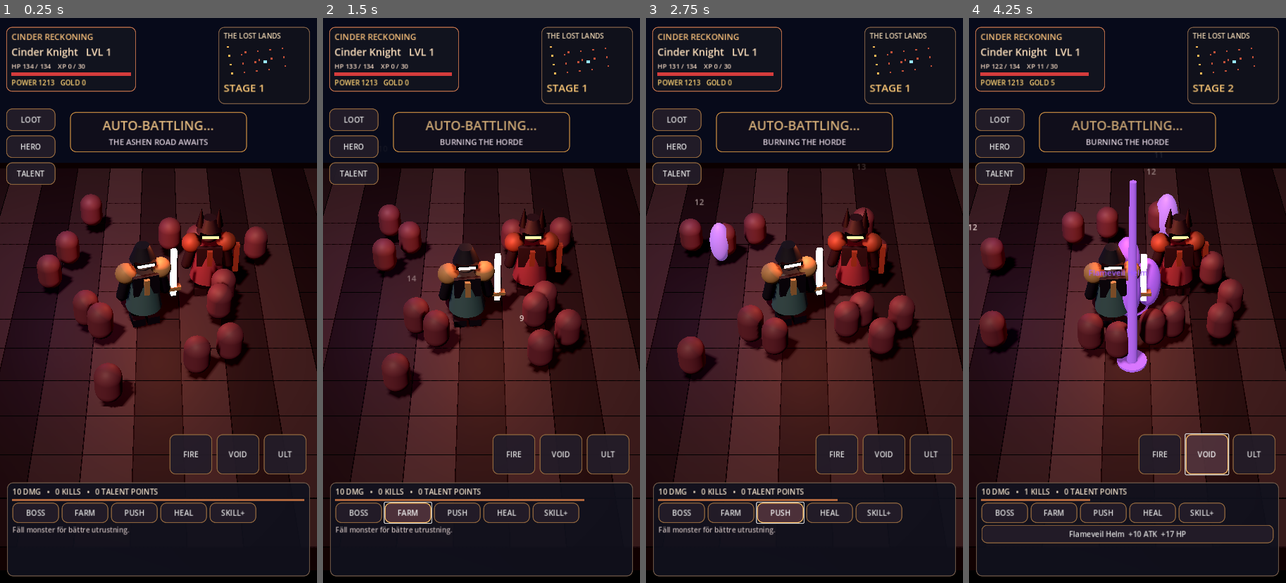
Above: before the commit, frames 1-4 (left to right).
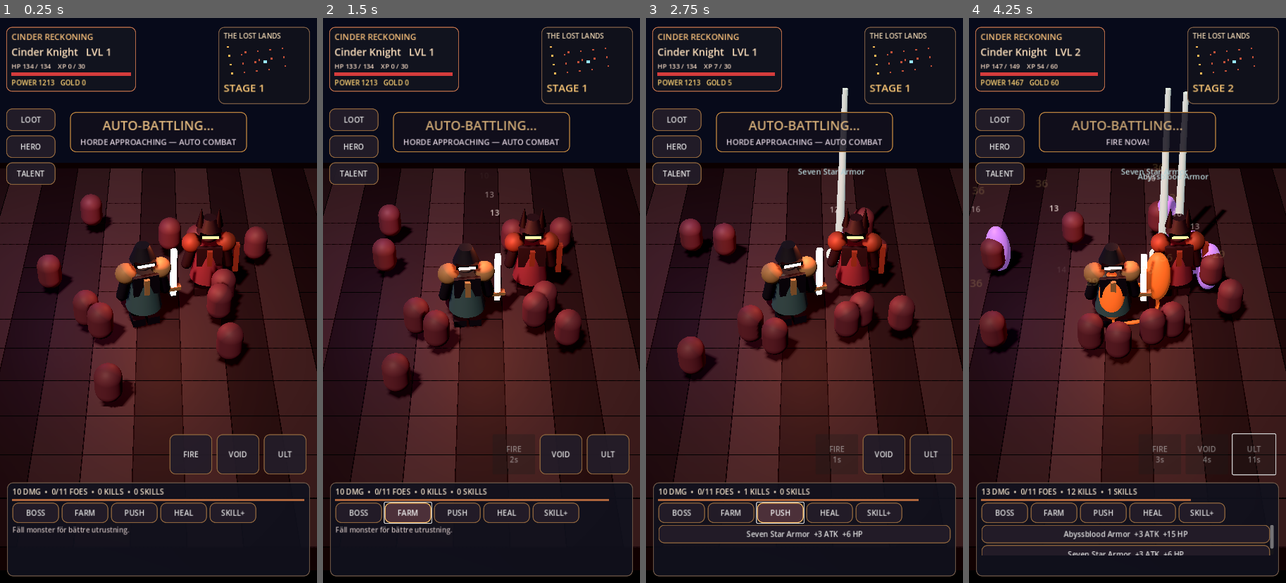
Above: after the commit, the same moments.

Repository: bananofil-wq/AshenIdle
Game: Godot game, scene res://scenes/main.tscn
Two runs of this game, one before a commit and one after it. Both use one fixed random seed, a clock stepped at 60 frames per second and the inputs below.
Inputs (mouse positions are in pixels of both pictures, inside the frame that each line leads up to):
- Up to frame 1 (0.25 s): no input
- Up to frame 2 (1.5 s): click "BOSS" at 0.5 s; click "FARM" at 1.25 s
- Up to frame 3 (2.75 s): click "PUSH" at 2 s
- Up to frame 4 (4.25 s): click (1159, 453) at 2.75 s, where only the run before the commit has a clickable "FIRE"; click "VOID" (after the commit: "ULT") at 3.5 s

The runs differ from the first frame. In frame 1, 1.5% of the frame differs, in the area x 14-75%, y 21-85%; in frame 2, 1.8%; in frame 3, 3.8%; in frame 4, 8.4%, in the area x 0-97%, y 5-96%.

Commit message:
Introduce real per-enemy HP, kill/death/loot loops, boss encounters, automatic grinding and ability cooldowns

Diff:
--- a/scripts/main.gd
+++ b/scripts/main.gd
@@ -61,6 +61,13 @@
 var skill_overlay: PanelContainer
 var skill_choice_buttons: Array = []
 var skill_count_label: Label
+var grind_mode := false
+var grind_cycles := 0
+var auto_skill_timer := 0.0
+var skill_cooldowns: Array = [0.0, 0.0, 0.0]
+var last_target_pos := Vector3.ZERO
+var wave_kills := 0
+var wave_size := 1
 var cached_model_scenes: Dictionary = {}
 
 
@@ -69,6 +76,7 @@
     _load_game()
     _build_world()
     _build_ui()
+    _spawn_enemy()
     _refresh()
 
 func _mat(color: Color, metallic: float = 0.0, emission: bool = false) -> StandardMaterial3D:
@@ -420,13 +428,21 @@
     return total
 
 func _spawn_enemy() -> void:
-    enemy_max = 45.0 + float(stage) * 23.0 + (180.0 + float(stage) * 11.0 if stage % 5 == 0 else 0.0)
-    enemy_hp = enemy_max
-    if arena_mobs.size() > 0:
-        _spawn_horde()
+    if hero == null:
+        enemy_max = 50.0 + float(stage) * 20.0
+        enemy_hp = enemy_max
+        return
+    _spawn_horde()
+    _update_wave_health()
 
 func _process(delta: float) -> void:
     chaos_time += delta
+    for i in range(skill_cooldowns.size()):
+        skill_cooldowns[i] = maxf(0.0, float(skill_cooldowns[i]) - delta)
+    for i in range(skill_buttons.size()):
+        var skill_button: Button = skill_buttons[i]
+        skill_button.disabled = float(skill_cooldowns[i]) > 0.0
+        skill_button.text = (["FIRE", "VOID", "ULT"][i] if float(skill_cooldowns[i]) <= 0.0 else ["FIRE", "VOID", "ULT"][i] + "\n%.0fs" % float(skill_cooldowns[i]))
     tick += delta
     save_timer += delta
     if hero != null:
@@ -450,68 +466,118 @@
         _save_game()
 
 func _fight() -> void:
-    var crit := rng.randf() < clampf(0.22 + _bonus("crit") / 100.0, 0.22, 0.68)
-    var damage := _damage() * rng.randf_range(0.90, 1.40) * (2.1 if crit else 1.0)
-    enemy_hp -= damage
+    if arena_mobs.is_empty():
+        _complete_wave()
+        return
+    var target: Node3D = arena_mobs[rng.randi_range(0, arena_mobs.size() - 1)] as Node3D
+    if target == null or not is_instance_valid(target):
+        return
+    var crit: bool = rng.randf() < clampf(0.22 + _bonus("crit") / 100.0, 0.22, 0.68)
+    var damage: float = _damage() * rng.randf_range(0.90, 1.40) * (2.1 if crit else 1.0)
+    _hit_mob(target, damage, crit)
     attack_flash = 1.0
-    if arena_mobs.size() > 0:
-        var target = arena_mobs[rng.randi_range(0, arena_mobs.size()-1)]
-        if is_instance_valid(target):
-            _impact(target.global_position + Vector3(0, 0.8, 0), Color("ff8d3e") if crit else Color("ae74ff"))
-            _damage_popup(int(damage), target.global_position + Vector3(0, 1.7, 0), crit)
-            if rng.randf() < 0.48:
-                target.position = _random_spawn()
-    if rng.randf() < 0.25:
-        _spell_burst(Color("fd6d3d") if rng.randf() < 0.5 else Color("a354ff"), rng.randf_range(1.2,3.0), 4)
-    combat_note = "CRITICAL %d!" % int(damage) if crit else "BURNING THE HORDE"
-    if enemy_hp <= 0.0:
-        var boss_won: bool = stage % 5 == 0
-        kills += 1
-        gold += 3 + stage * 2
-        xp += 8 + stage * 3
-        _impact(foe.position + Vector3(0, 1.2, 0), Color("ffd060"))
-        if rng.randf() < 0.80 or boss_won:
-            _drop_loot()
-        while xp >= level * 30:
-            xp -= level * 30
-            level += 1
-            skill_points += 1
-            hp = _max_hp()
-        highest = maxi(highest, stage + 1)
-        stage = highest
-        combat_note = "BOSS DESTROYED!" if boss_won else "STAGE CLEARED!"
+    if rng.randf() < 0.13 and not arena_mobs.is_empty():
+        _use_skill(rng.randi_range(0, 1))
+    if arena_mobs.is_empty():
+        _complete_wave()
+        return
+    var remaining_mobs: float = float(arena_mobs.size())
+    var incoming: float = maxf(0.25, float(stage) * 0.085 + remaining_mobs * 0.075 - float(skills[2]) * 0.25)
+    if stage % 5 == 0:
+        incoming *= 1.28
+    hp -= incoming
+    if hp <= 0.0:
+        hp = _max_hp()
+        grind_mode = true
+        grind_cycles = 0
+        stage = maxi(1, highest - 1)
+        combat_note = "DEFEATED — AUTO-GRINDING PREVIOUS STAGE"
         _spawn_enemy()
-        _save_game()
+    _refresh()
+
+func _hit_mob(target: Node3D, damage: float, crit: bool) -> void:
+    if not is_instance_valid(target) or not arena_mobs.has(target):
+        return
+    var health: float = float(target.get_meta("hp", 1.0)) - damage
+    target.set_meta("hp", health)
+    last_target_pos = target.global_position
+    _impact(last_target_pos + Vector3(0.0, 0.75, 0.0), Color("ffc769") if crit else Color("b477ff"))
+    _damage_popup(int(damage), last_target_pos + Vector3(0.0, 1.45, 0.0), crit)
+    if health <= 0.0:
+        _kill_mob(target)
+    _update_wave_health()
+
+func _kill_mob(target: Node3D) -> void:
+    if not is_instance_valid(target):
+        return
+    var boss: bool = bool(target.get_meta("boss", false))
+    var drop_pos: Vector3 = target.global_position
+    arena_mobs.erase(target)
+    target.queue_free()
+    wave_kills += 1
+    kills += 1
+    gold += stage * 2 + (25 if boss else 3)
+    xp += 5 + stage * 2 + (60 if boss else 0)
+    if boss or rng.randf() < 0.22:
+        _drop_loot_at(drop_pos, boss)
+    if boss:
+        combat_note = "BOSS DEFEATED — LEGENDARY REWARDS"
+    while xp >= level * 30:
+        xp -= level * 30
+        level += 1
+        skill_points += 1
+        hp = _max_hp()
+        combat_note = "LEVEL UP — TALENT POINT EARNED"
+
+func _update_wave_health() -> void:
+    enemy_hp = 0.0
+    enemy_max = 0.0
+    for mob in arena_mobs:
+        if is_instance_valid(mob):
+            enemy_hp += maxf(0.0, float(mob.get_meta("hp", 0.0)))
+            enemy_max += float(mob.get_meta("max_hp", 0.0))
+    enemy_max = maxf(enemy_max, 1.0)
+
+func _complete_wave() -> void:
+    var was_boss: bool = stage % 5 == 0
+    if grind_mode:
+        grind_cycles += 1
+        if grind_cycles >= 3 and _damage() >= float(highest) * 3.0 + 10.0:
+            grind_mode = false
+            stage = highest
+            combat_note = "STRONGER NOW — RETRYING THE BOSS"
+        else:
+            combat_note = "AUTO-GRIND — GAINING LEVELS AND EQUIPMENT"
     else:
-        var incoming := maxf(1.0, float(stage) * 0.55 + float(arena_mobs.size()) * 0.1 - float(skills[2]) * 1.2)
-        if stage % 5 == 0:
-            incoming *= 1.4
-        hp -= incoming
-        if hp <= 0.0:
-            hp = _max_hp()
-            stage = maxi(1, stage - 1)
-            combat_note = "DEFEATED — FARMING EARLIER STAGE"
-            _spawn_enemy()
-    _refresh()
+        stage += 1
+        highest = maxi(highest, stage)
+        combat_note = "BOSS CLEARED — NEXT AREA" if was_boss else "AREA CLEARED"
+    hp = _max_hp()
+    _spawn_enemy()
+    _save_game()
 
 func _try_boss() -> void:
+    grind_mode = false
     stage = maxi(5, int(ceil(float(highest) / 5.0)) * 5)
     hp = _max_hp()
-    combat_note = "BOSSEN HAR VÄCKTS"
+    combat_note = "BOSS CHALLENGE"
     _spawn_enemy()
     _refresh()
 
 func _grind() -> void:
+    grind_mode = true
+    grind_cycles = 0
     stage = maxi(1, highest - 1)
     hp = _max_hp()
-    combat_note = "GRINDAR UTRUSTNING OCH XP"
+    combat_note = "FARMING EXPERIENCE AND GEAR"
     _spawn_enemy()
     _refresh()
 
 func _forward() -> void:
+    grind_mode = false
     stage = highest
     hp = _max_hp()
-    combat_note = "FRAMÅT MOT ASKANS HJÄRTA"
+    combat_note = "ADVANCING INTO THE ASHEN LANDS"
     _spawn_enemy()
     _refresh()
 
@@ -544,11 +610,14 @@
     _refresh()
 
 func _drop_loot() -> void:
+    _drop_loot_at(_random_spawn() * 0.75, false)
+
+func _drop_loot_at(drop_pos: Vector3, boss_drop: bool) -> void:
     var slot: String = SLOTS[rng.randi_range(0, SLOTS.size() - 1)]
     var rarity_roll := rng.randf()
     var rarity := "COMMON"
     var loot_color := Color("b6d2d6")
-    if rarity_roll > 0.985 or stage % 15 == 0:
+    if boss_drop or rarity_roll > 0.985:
         rarity = "LEGENDARY"
         loot_color = Color("ffd060")
     elif rarity_roll > 0.87:
@@ -578,8 +647,7 @@
     gear.push_front(item)
     if gear.size() > 36:
         gear.pop_back()
-    var pos := _random_spawn() * 0.75
-    _loot_beam(pos, loot_color, name)
+    _loot_beam(drop_pos, loot_color, name)
     if rarity == "LEGENDARY":
         _show_legendary(item)
 
@@ -603,7 +671,7 @@
     stage_banner.text = "STAGE %d%s" % [stage, " BOSS" if stage % 5 == 0 else ""]
     center_banner.modulate.a = 0.87 + sin(chaos_time * 4.0) * 0.13
     combat.text = combat_note
-    info.text = "%.0f DMG   •   %d KILLS   •   %d TALENT POINTS" % [_damage(), kills, skill_points]
+    info.text = "%.0f DMG  •  %d/%d FOES  •  %d KILLS  •  %d SKILLS" % [_damage(), wave_size - arena_mobs.size(), wave_size, kills, skill_points]
     offline.text = offline_note
     combat_bar.scale.x = clampf(enemy_hp / maxf(1.0, enemy_max), 0.02, 1.0)
     if minimap_refresh_timer > 3.0:
@@ -748,15 +816,25 @@
     legendary_overlay.visible = true
 
 func _use_skill(index: int) -> void:
-    var palette := [Color("ff6b20"), Color("9653ff"), Color("fff1a8")]
-    _spell_burst(palette[index], 2.5 + float(index), 3 + index * 2)
-    var multiplier: float = [1.3, 1.9, 3.4][index]
-    enemy_hp -= _damage() * multiplier
+    if index < 0 or index >= 3 or popup_shade.visible:
+        return
+    if float(skill_cooldowns[index]) > 0.0:
+        return
+    skill_cooldowns[index] = [3.2, 5.2, 12.0][index]
+    var palette: Array = [Color("ff6b20"), Color("9653ff"), Color("fff1a8")]
+    _spell_burst(palette[index], 2.2 + float(index) * 0.7, 3 + index * 2)
+    var multiplier: float = [1.25, 1.60, 2.80][index]
+    var targets: Array = arena_mobs.duplicate()
+    targets.shuffle()
+    var target_count: int = mini(targets.size(), [3, 5, 10][index])
+    for i in range(target_count):
+        var mob: Node3D = targets[i] as Node3D
+        if is_instance_valid(mob) and arena_mobs.has(mob):
+            _hit_mob(mob, _damage() * multiplier, index == 2)
     combat_note = ["FIRE NOVA!", "VOID STORM!", "ASHEN APOCALYPSE!"][index]
-    if enemy_hp <= 0.0:
-        _fight()
-    else:
-        _refresh()
+    if arena_mobs.is_empty():
+        _complete_wave()
+    _refresh()
 
 func _random_spawn() -> Vector3:
     var a := rng.randf_range(0.0, TAU)
@@ -769,26 +847,36 @@
         if is_instance_valid(mob):
             mob.queue_free()
     arena_mobs.clear()
-    var mob_count: int = 13 + mini(int(stage / 5), 9)
+    wave_kills = 0
+    var is_boss: bool = stage % 5 == 0
+    var mob_count: int = (6 + mini(int(stage / 10), 4)) if is_boss else (11 + mini(int(stage / 5), 11))
+    wave_size = mob_count
     for i in range(mob_count):
-        var model_name: String = ["Skeleton_Minion", "Skeleton_Rogue", "Skeleton_Warrior", "Skeleton_Mage"][i % 4]
+        var elite: bool = is_boss and i == 0
+        var model_name: String = "Skeleton_Warrior" if elite else ["Skeleton_Minion", "Skeleton_Rogue", "Skeleton_Warrior", "Skeleton_Mage"][i % 4]
         var root := Node3D.new()
         add_child(root)
         var packed := _get_asset_scene(model_name)
         if packed != null:
             var instance: Node3D = packed.instantiate() as Node3D
-            if instance == null:
-                continue
-            root.add_child(instance)
-            instance.scale = Vector3.ONE * (0.57 if i % 4 != 2 else 0.68)
-            _play_animation(instance, ["Idle", "idle", "Walking_A", "Walking", "walk"])
-        else:
+            if instance != null:
+                root.add_child(instance)
+                instance.scale = Vector3.ONE * (1.45 if elite else 0.57 if i % 4 != 2 else 0.68)
+                _play_animation(instance, ["Idle", "idle", "Walking_A", "Walking", "walk"])
+        if root.get_child_count() == 0:
             var body := CapsuleMesh.new()
-            body.radius = 0.38
-            body.height = 1.18
+            body.radius = 0.38 if not elite else 0.67
+            body.height = 1.18 if not elite else 2.1
             _mesh(root, body, Vector3(0, 0.8, 0), _mat(Color("80404f")))
         root.position = _random_spawn()
+        var mob_health := (14.0 + float(stage) * 5.0 + float(level) * 0.20) * (13.0 if elite else 1.0)
+        root.set_meta("hp", mob_health)
+        root.set_meta("max_hp", mob_health)
+        root.set_meta("boss", elite)
+        root.set_meta("speed", 0.22 + rng.randf_range(0.01, 0.10))
+        root.set_meta("phase", rng.randf_range(0.0, TAU))
         arena_mobs.append(root)
+    combat_note = "BOSS ENCOUNTER — THE ASHEN WARDEN" if is_boss else "HORDE APPROACHING — AUTO COMBAT"
 
 func _impact(pos: Vector3, color: Color) -> void:
     var ball := SphereMesh.new()
